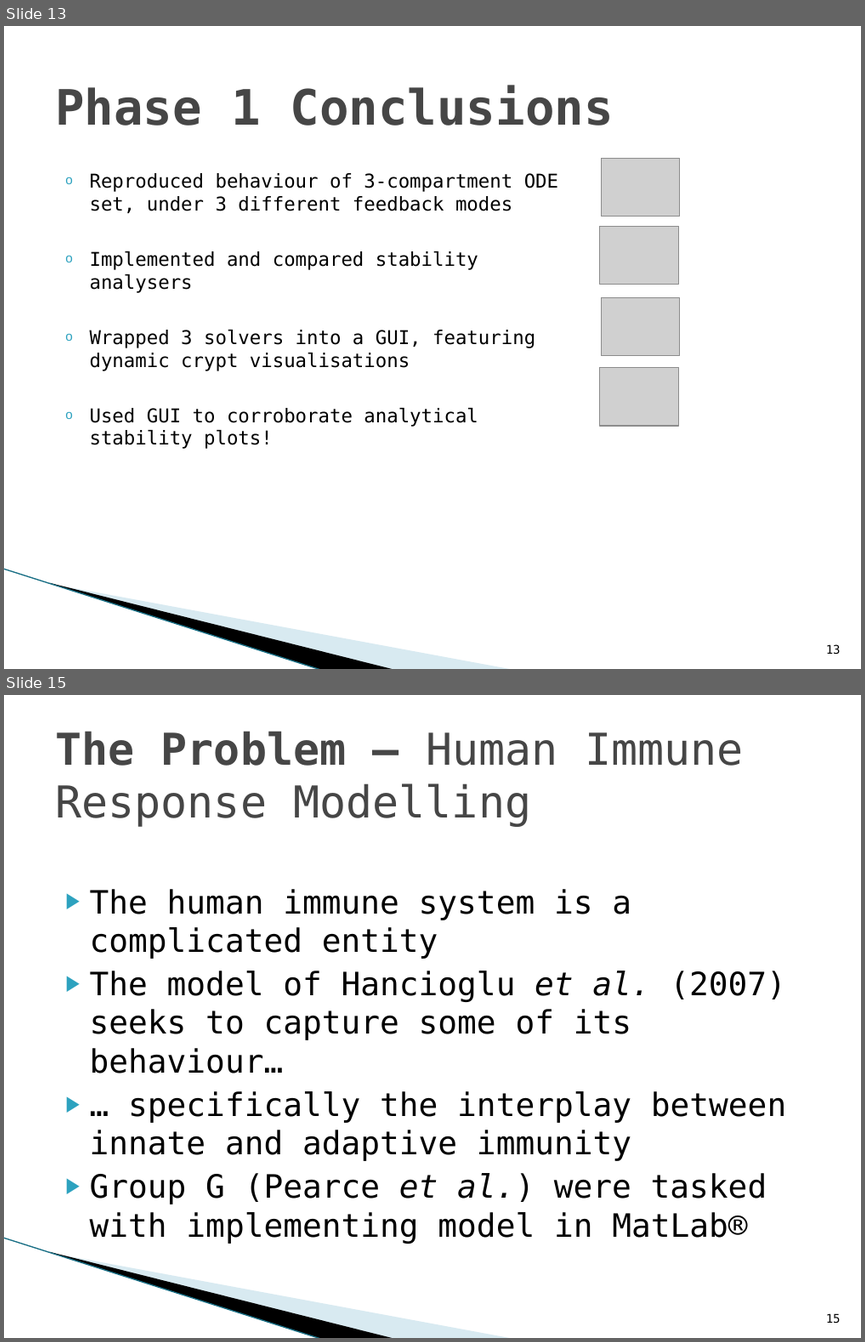
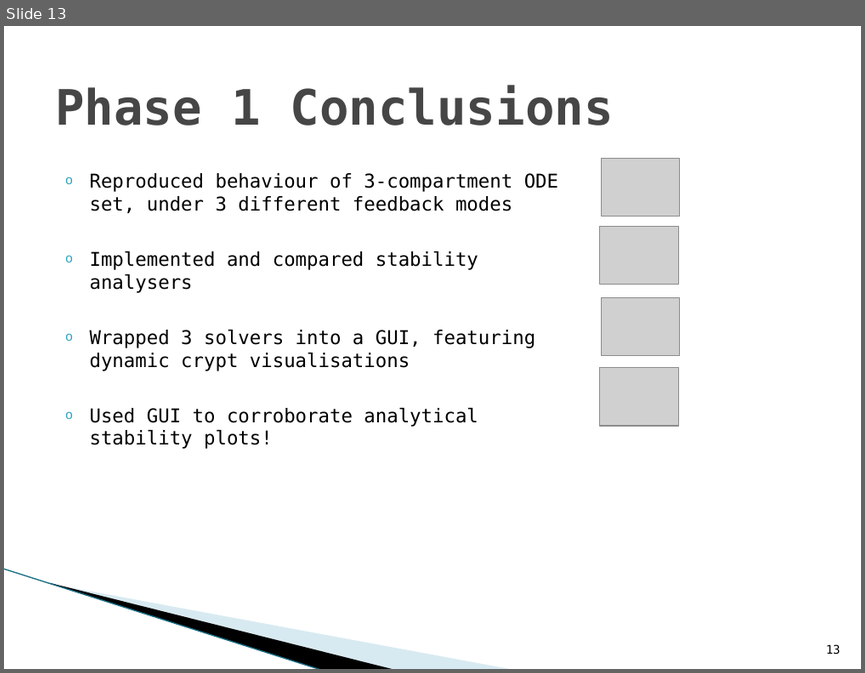
Before and after one commit to jleem10/GroupD_Phase2, a slide deck: PresentationPhase1.pptx. Shown one above the other, each under a label of ours: slides 13 and 15 before the commit, slide 13 after it; the slides between them are not shown. The pictures are 865x1342 and 865x673 pixels, drawn with LibreOffice and Linux fonts; fonts in the diff are those of the drawing; grey boxes stand for pictures; background and template pictures are left out. Boxes give left, top, right and bottom in pixels: in the first picture for what was removed or moved away, otherwise in the second. Text is boxed around its words. In the diff, an @@ line names an element or a change of style, - is before the commit and + after.

```diff
--- a/PresentationPhase1.pptx
+++ b/PresentationPhase1.pptx
@@ slide 15 removed at [4,695,861,1338], background #FFFFFF; not listed: 3 template elements that a slide beside it also shows @@
@@ title removed at [55,731,744,827] @@
-The Problem – Human Immune Response Modelling
@@ text removed at [90,889,786,1243] @@
-▶ The human immune system is a complicated entity
-▶ The model of Hancioglu et al. (2007) seeks to capture some of its behaviour…
-▶ … specifically the interplay between innate and adaptive immunity
-▶ Group G (Pearce et al.) were tasked with implementing model in MatLab®
@@ page number removed at [826,1313,840,1323] @@
-15
```
Also in this commit, not shown: 6 other slides removed.
